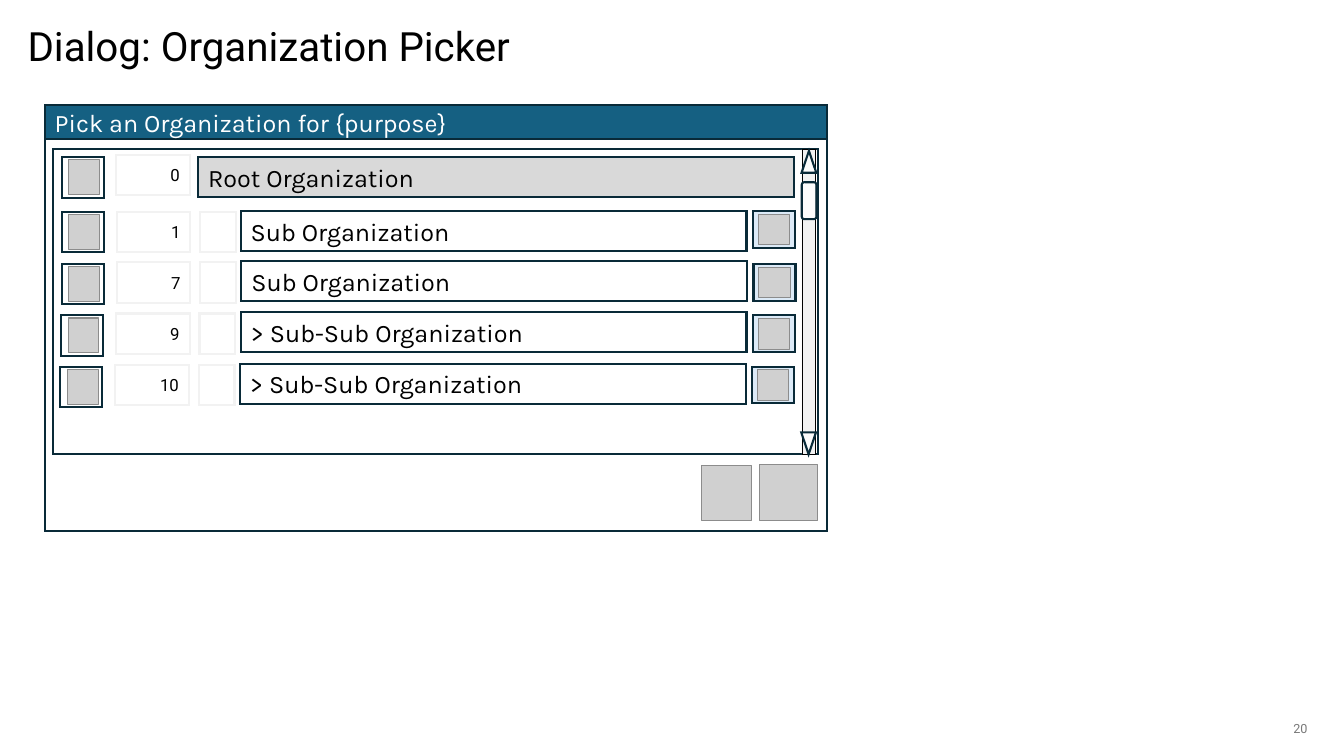
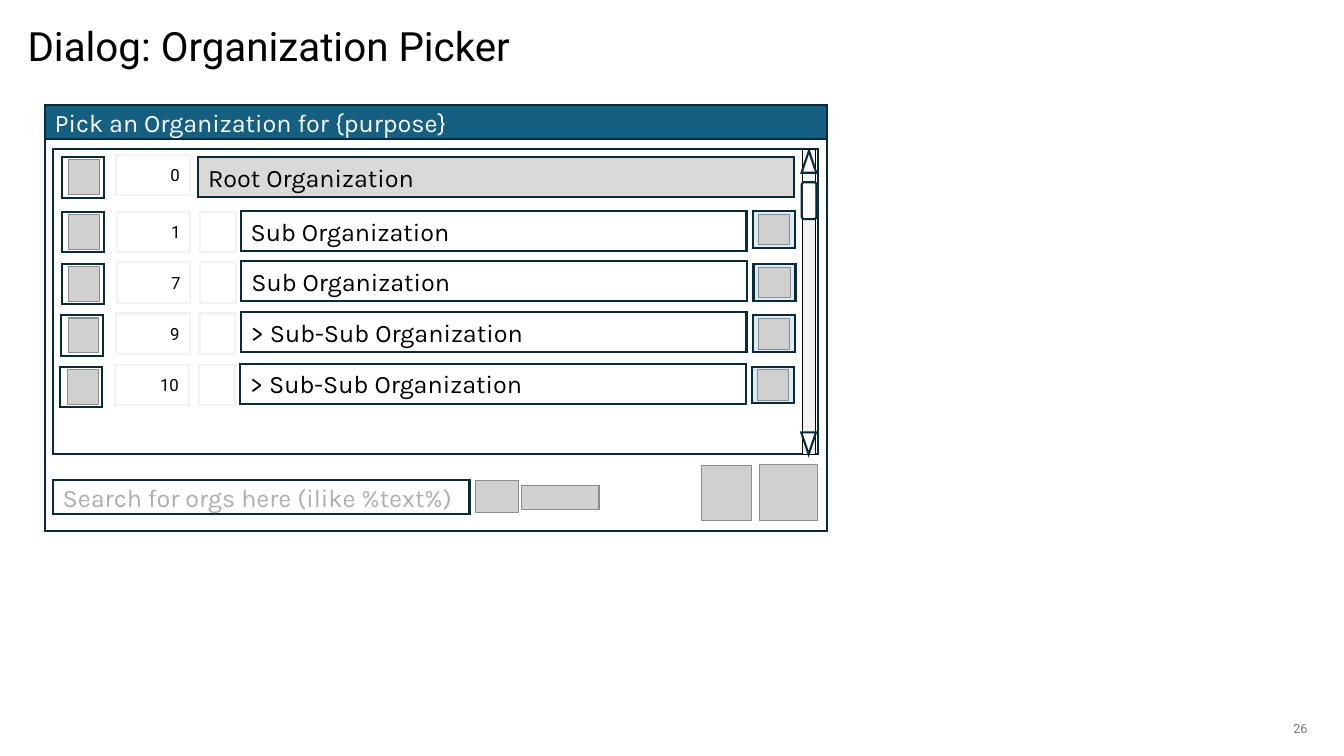
Before and after one commit to BlitzkriegSoftware/item_organizer, a slide deck: slide 26 of docs/ui-design.pptx (slide 20 before the commit). Drawn at 1344x756 pixels with LibreOffice and Linux fonts; fonts in the diff are those of the drawing; grey boxes stand for pictures; background and template pictures are left out. Boxes give left, top, right and bottom in pixels: in the first picture for what was removed or moved away, otherwise in the second. Text is boxed around its words. In the diff, an @@ line names an element or a change of style, - is before the commit and + after.

```diff
--- a/docs/ui-design.pptx
+++ b/docs/ui-design.pptx
@@ rectangle added at (52, 480, 470, 514), fill #FFFFFF, outline #092A39 1.5 pt, 18 pt, text #AEAEAE @@
+Search for orgs here (ilike %text%)
@@ picture added at (475, 480, 518, 512) @@
@@ picture added at (521, 485, 599, 509) @@
```
Also in this commit, not shown: 10 other slides changed, 13 slides added, 1 slide removed, 11 other files.
